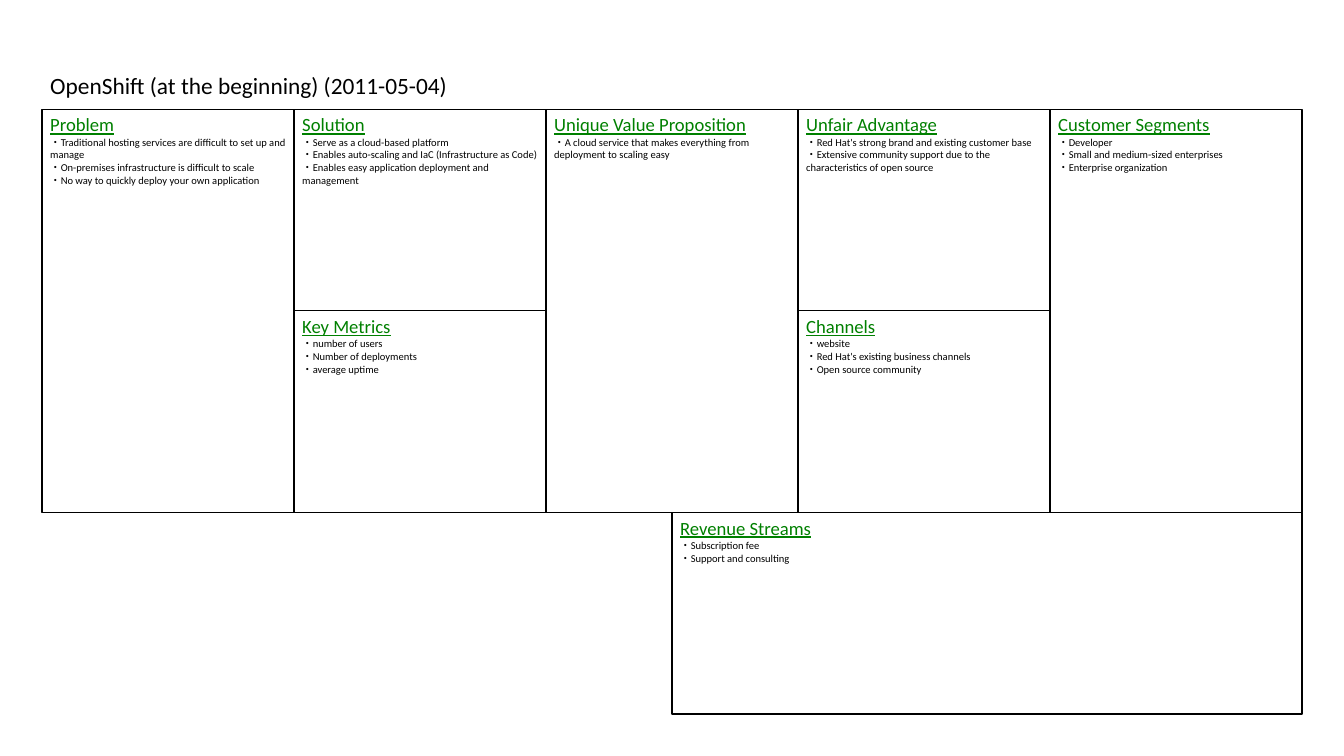
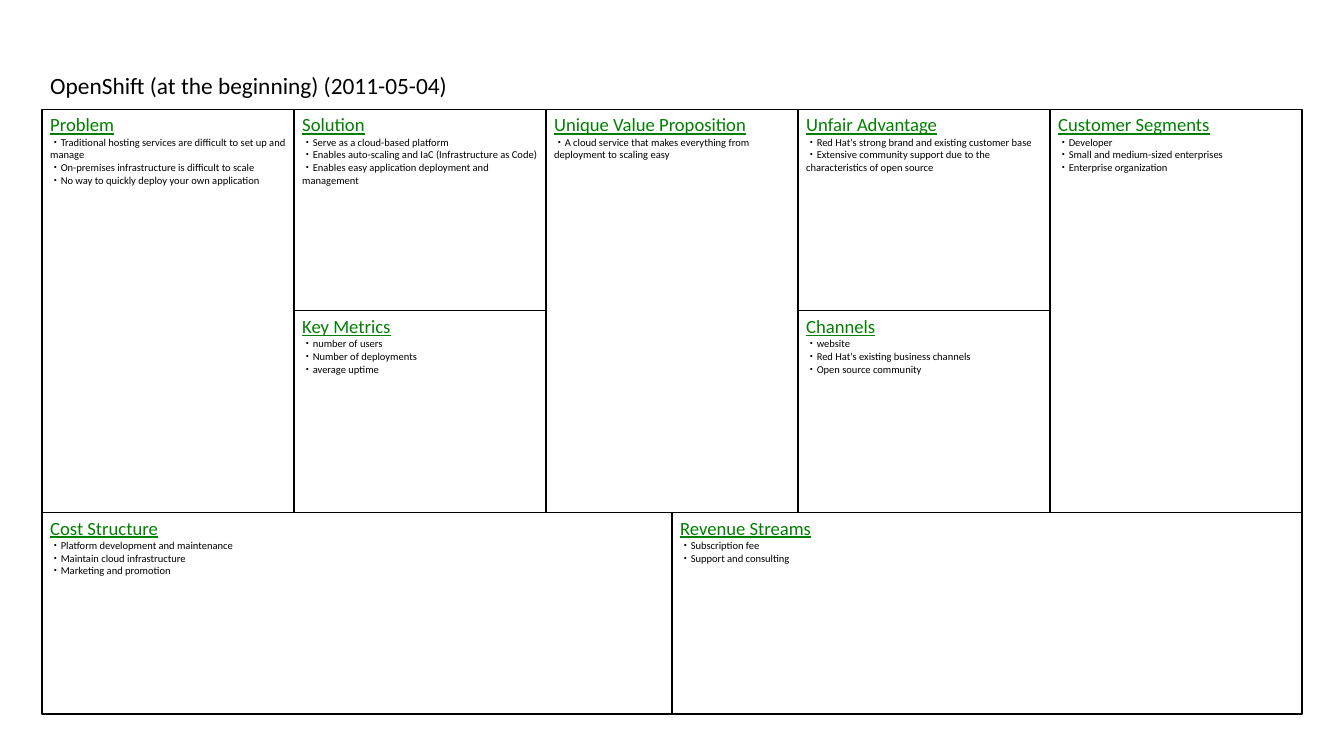
Before and after one commit to t0m0h1r0/LeanCanvas, a slide deck: slide 6 of sample_en.pptx. Drawn at 1344x756 pixels with LibreOffice and Linux fonts; fonts in the diff are those of the drawing. Boxes give left, top, right and bottom in pixels: in the first picture for what was removed or moved away, otherwise in the second. Text is boxed around its words. In the diff, an @@ line names an element or a change of style, - is before the commit and + after.

```diff
--- a/sample_en.pptx
+++ b/sample_en.pptx
@@ rectangle added at [42,512,672,714], outline #000000 1 pt, 9 pt, text #000000 @@
+Cost Structure
+・Platform development and maintenance
+・Maintain cloud infrastructure
+・Marketing and promotion
```
Also in this commit, not shown: 6 other slides changed, 4 other files.
